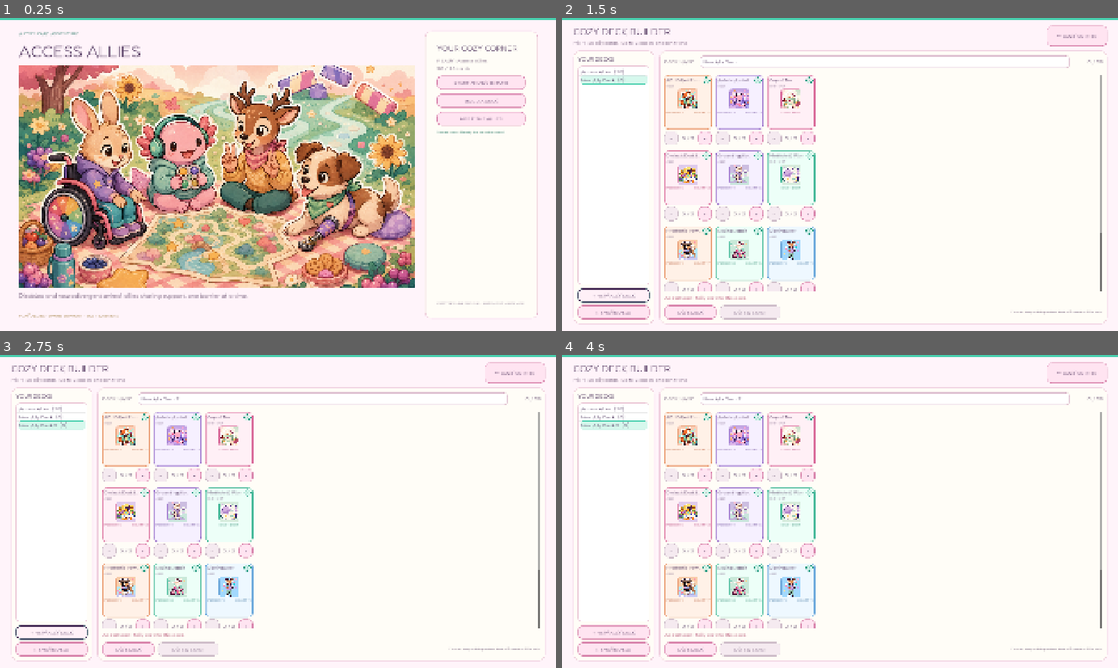
Above: before the commit, frames 1-4 (two rows, left to right).
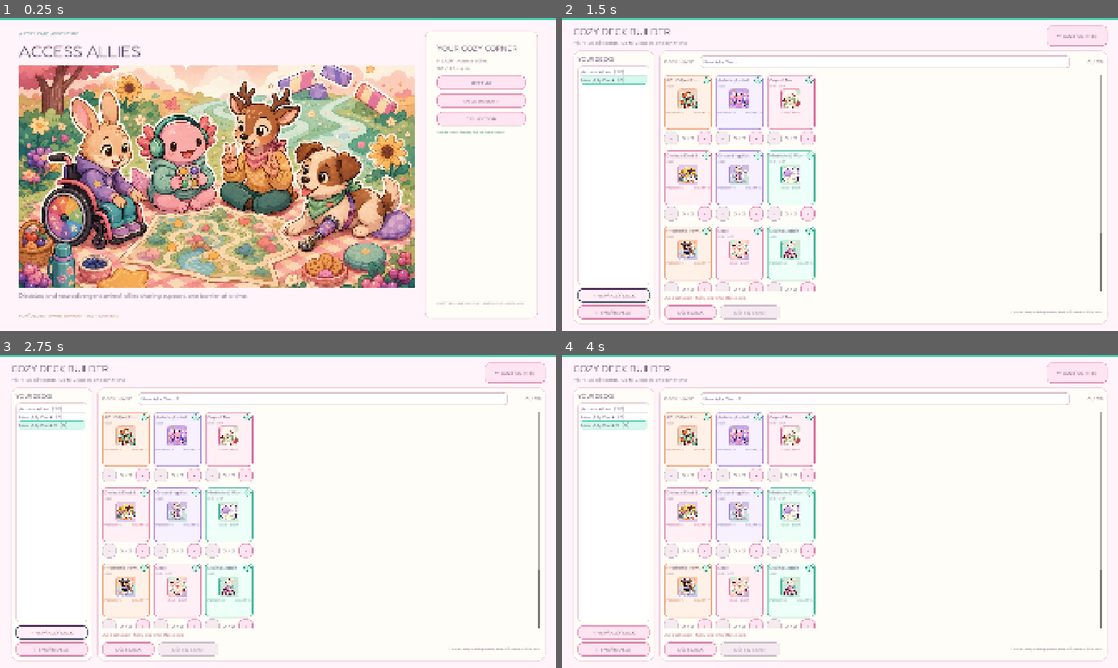
Above: after the commit, the same moments.

Repository: imstylen/ssu-game
Game: Godot game, scene res://main/main.tscn
The game is run twice, just before and just after one commit, with the same random seed, the same clock (stepped at 60 frames per second) and the same inputs. The engine's default icon, where the game draws it, is replaced by a stand-in: a white triangle on a blue panel in a dark square.
Inputs (mouse positions are in pixels of both pictures, inside the frame that each line leads up to):
- Up to frame 1 (0.25 s): no input
- Up to frame 2 (1.5 s): click (1045, 99) at 0.5 s, where only the run before the commit has a clickable "BUILD A DECK"; click "+ NEW ALLY DECK" at 1.25 s
- Up to frame 3 (2.75 s): click "+ NEW ALLY DECK" at 2 s
- Up to frame 4 (4 s): click "← COZY CORNER" at 2.75 s; click (1045, 436) at 3.5 s, where only the run after the commit has a clickable "DECK BUILDER"

The runs differ from the first frame. In frame 1, 0.1% of the frame differs, in the area x 81-92%, y 20-33%; in frame 2, 0.9%, in the area x 27-46%, y 66-85%; in frame 3, 0.9%; in frame 4, 0.9%.

Commit message:
initial commit

Diff:
--- a/battle/action_resolver.gd
+++ b/battle/action_resolver.gd
@@ -277,6 +277,23 @@
 	board_damage_policy.apply_damage(context, amount)
 
 
+func apply_ally_healing(session: BattleSession, amount: int, events: Array[BattleEvent]) -> void:
+	if amount <= 0 or session.is_finished():
+		return
+	for card in session.battlefield:
+		var old_health := card.current_health
+		card.current_health = mini(card.current_health + amount, card.definition.health)
+		var applied := card.current_health - old_health
+		if applied > 0:
+			events.append(BattleEvent.new(&"HealingApplied", {
+				"target": "unit",
+				"instance_id": card.instance_id,
+				"name": card.definition.display_name,
+				"amount": applied,
+				"health": card.current_health,
+			}))
+
+
 func apply_player_damage(session: BattleSession, amount: int, events: Array[BattleEvent]) -> void:
 	if session.is_finished() or amount <= 0:
 		return
--- a/battle/battle_ui.gd
+++ b/battle/battle_ui.gd
@@ -437,7 +437,13 @@
 				_pulse(_player_health, AppTheme.DANGER)
 			else:
 				_pulse(_board_container, AppTheme.DANGER)
-		&"HealingApplied": _pulse(_player_health, AppTheme.ACCENT)
+		&"HealingApplied":
+			match str(event.data.get("target", "")):
+				"enemy": _pulse(_enemy_health, AppTheme.ACCENT)
+				"unit":
+					var ally: CardBase = _card_views_by_instance.get(int(event.data.get("instance_id", -1)))
+					_pulse(ally if ally != null else _board_container, AppTheme.ACCENT)
+				_: _pulse(_player_health, AppTheme.ACCENT)
 		&"CardDrawn": _pulse(_hand_container, AppTheme.ACCENT)
 		&"UnitAttacked":
 			var attacker: CardBase = _card_views_by_instance.get(int(event.data.get("instance_id", -1)))
@@ -519,7 +525,10 @@
 			if event.data.target == "unit":
 				return "%s lost %d Heart." % [event.data.name, event.data.amount]
 			return "%s lost %d Heart." % ["The monster" if event.data.target == "enemy" else "The team", event.data.amount]
-		&"HealingApplied": return "%s restored %d Heart." % ["The team" if event.data.target == "player" else "The monster", event.data.amount]
+		&"HealingApplied":
+			if event.data.target == "unit":
+				return "%s restored %d Heart." % [event.data.name, event.data.amount]
+			return "%s restored %d Heart." % ["The team" if event.data.target == "player" else "The monster", event.data.amount]
 		&"CardDestroyed": return "[color=#A52E57]%s needs a rest.[/color]" % event.data.name
 		&"DiscardReshuffled": return "The rest pile became a fresh deck."
 		&"CardBurned": return "%s moved to the rest pile because your hand is full." % event.data.name
--- a/battle/effects/effect_context.gd
+++ b/battle/effects/effect_context.gd
@@ -28,6 +28,10 @@
 	_resolver.apply_board_damage(_session, amount, _events)
 
 
+func heal_allies(amount: int) -> void:
+	_resolver.apply_ally_healing(_session, amount, _events)
+
+
 func damage_player(amount: int) -> void:
 	_resolver.apply_player_damage(_session, amount, _events)
 
--- /dev/null
+++ b/cards/behaviors/heal_ally_behavior.gd
@@ -0,0 +1,8 @@
+class_name HealAllyBehavior
+extends CardBehavior
+
+@export_range(0, 100) var heal_amount: int = 2
+
+
+func on_played(context: EffectContext, _card: CardInstance) -> void:
+	context.heal_allies(heal_amount)
--- a/cards/definitions/deaf_deer/deaf_deer.tres
+++ b/cards/definitions/deaf_deer/deaf_deer.tres
@@ -1,8 +1,14 @@
-[gd_resource type="Resource" script_class="CardDefinition" load_steps=4 format=3]
+[gd_resource type="Resource" script_class="CardDefinition" load_steps=6 format=3 uid="uid://dmhqvbs2ecyeo"]
 
-[ext_resource type="Script" path="res://cards/card_definition.gd" id="1_card"]
+[ext_resource type="Script" uid="uid://dadsmsxgj4qif" path="res://cards/card_definition.gd" id="1_card"]
+[ext_resource type="Script" uid="uid://bu4p0uydusdnd" path="res://cards/behaviors/damage_enemy_behavior.gd" id="2_pd7lh"]
 [ext_resource type="Resource" path="res://cards/styles/sky.tres" id="2_style"]
-[ext_resource type="Texture2D" path="res://cards/definitions/deaf_deer/signing_deer.png" id="3_art"]
+[ext_resource type="Texture2D" uid="uid://c55ljn14t5nhy" path="res://cards/definitions/deaf_deer/signing_deer.png" id="3_art"]
+
+[sub_resource type="Resource" id="Resource_4fwhg"]
+script = ExtResource("2_pd7lh")
+damage_amount = 10
+metadata/_custom_type_script = "uid://bu4p0uydusdnd"
 
 [resource]
 script = ExtResource("1_card")
@@ -14,4 +20,5 @@
 attack = 4
 health = 4
 cost = 3
+behavior = SubResource("Resource_4fwhg")
 visual_style = ExtResource("2_style")
--- /dev/null
+++ b/cards/definitions/rally/rally.tres
@@ -0,0 +1,23 @@
+[gd_resource type="Resource" script_class="CardDefinition" load_steps=6 format=3 uid="uid://cc7c3nyp608yn"]
+
+[ext_resource type="Script" uid="uid://dadsmsxgj4qif" path="res://cards/card_definition.gd" id="1_card"]
+[ext_resource type="Script" uid="uid://ceoj5ylbbwa3s" path="res://cards/behaviors/heal_ally_behavior.gd" id="2_behavior"]
+[ext_resource type="Resource" path="res://cards/styles/berry.tres" id="3_style"]
+[ext_resource type="Texture2D" uid="uid://bowlwjyyrsqcg" path="res://cards/definitions/rally/rally.png" id="4_art"]
+
+[sub_resource type="Resource" id="HealAllyBehavior"]
+script = ExtResource("2_behavior")
+heal_amount = 2
+
+[resource]
+script = ExtResource("1_card")
+id = &"rally"
+display_name = "Rally"
+description = "A shared cheer restores the whole Ally Circle. Heal every ally for 2 Heart."
+artwork = ExtResource("4_art")
+card_type = 1
+attack = 0
+health = 1
+cost = 2
+behavior = SubResource("HealAllyBehavior")
+visual_style = ExtResource("3_style")
--- a/main/main.gd
+++ b/main/main.gd
@@ -88,13 +88,13 @@
 	_deck_status.autowrap_mode = TextServer.AUTOWRAP_WORD_SMART
 	_deck_status.add_theme_color_override("font_color", AppTheme.SECONDARY_TEXT)
 	menu.add_child(_deck_status)
-	_battle_button = AppTheme.button("START AN ADVENTURE")
+	_battle_button = AppTheme.button("BATTLE!")
 	_battle_button.pressed.connect(_start_battle)
 	menu.add_child(_battle_button)
-	var decks_button := AppTheme.button("BUILD A DECK")
+	var decks_button := AppTheme.button("DECK BUILDER")
 	decks_button.pressed.connect(func(): SceneNavigator.go_to(SceneNavigator.DECK_BUILDER))
 	menu.add_child(decks_button)
-	var collection_button := AppTheme.button("MEET THE ALLIES")
+	var collection_button := AppTheme.button("COLLECTION")
 	collection_button.pressed.connect(func(): SceneNavigator.go_to(SceneNavigator.COLLECTION))
 	menu.add_child(collection_button)
 	_notice = Label.new()
--- a/tests/test_runner.gd
+++ b/tests/test_runner.gd
@@ -12,6 +12,7 @@
 	&"life_drain": ["Cup of Tea", CardDefinition.CardType.ACTION, 2, 0, 1],
 	&"low_vision_lynx": ["Meditate & Plan", CardDefinition.CardType.ACTION, 1, 0, 1],
 	&"take_a_nap": ["Take a Nap", CardDefinition.CardType.ACTION, 0, 0, 1],
+	&"rally": ["Rally", CardDefinition.CardType.ACTION, 2, 0, 1],
 }
 
 var EXPECTED_ENEMIES := {
@@ -45,6 +46,7 @@
 	_test_heal_one_shot()
 	_test_draw_one_shot()
 	_test_take_a_nap_one_shot()
+	_test_rally_one_shot()
 	_test_full_hand_burn()
 	_test_automatic_start_of_round_help()
 	_test_spread_damage_and_overflow()
@@ -69,7 +71,7 @@
 func _test_content_resources() -> void:
 	var cards: Array[CardDefinition] = _catalog.get_all_cards()
 	var enemies: Array[EnemyDefinition] = _catalog.get_all_enemies()
-	_expect(cards.size() == 11, "Catalog contains exactly eleven unique cards")
+	_expect(cards.size() == 12, "Catalog contains exactly twelve unique cards")
 	_expect(enemies.size() == 3, "Catalog contains exactly three ableism monsters")
 	var allies := 0
 	var one_shots := 0
@@ -96,7 +98,7 @@
 		else:
 			one_shots += 1
 	_expect(allies == 7, "Roster has seven allies")
-	_expect(one_shots == 4, "Roster has four one-shots")
+	_expect(one_shots == 5, "Roster has five one-shots")
 	_expect(style_paths.size() == 5, "Roster uses five reusable card color variants")
 	for enemy_id in EXPECTED_ENEMIES:
 		var enemy: EnemyDefinition = _enemies[enemy_id]
@@ -245,6 +247,48 @@
 	)
 	bundle.resolver.end_turn(bundle.session)
 	_expect(bundle.session.current_energy == 5, "Gained Spark expires when the round ends")
+
+
+func _test_rally_one_shot() -> void:
+	var definition: CardDefinition = _cards[&"rally"]
+	_expect(
+		definition.behavior is HealAllyBehavior and definition.behavior.heal_amount == 2,
+		"Rally has a Heal-Allies-for-2 behavior"
+	)
+	var bundle := _forced_hand_bundle(
+		definition,
+		[_cards[&"shield_bot"], _cards[&"grounding_alpaca"], _cards[&"autistic_axolotl"]]
+	)
+	for ally_id in [&"shield_bot", &"grounding_alpaca", &"autistic_axolotl"]:
+		for card in bundle.session.draw_pile:
+			if card.definition.id == ally_id:
+				bundle.session.draw_pile.erase(card)
+				bundle.session.battlefield.append(card)
+				break
+	bundle.session.battlefield[0].current_health = 1
+	bundle.session.battlefield[1].current_health = 5
+	var full_health: int = bundle.session.battlefield[2].current_health
+	var events: Array[BattleEvent] = bundle.resolver.play_card(
+		bundle.session,
+		bundle.session.hand[0].instance_id
+	)
+	_expect(bundle.session.current_energy == 3, "Rally spends 2 Spark")
+	_expect(bundle.session.battlefield[0].current_health == 3, "Rally restores 2 Heart to a damaged ally")
+	_expect(bundle.session.battlefield[1].current_health == 6, "Rally clamps healing at an ally's maximum Heart")
+	_expect(bundle.session.battlefield[2].current_health == full_health, "Rally leaves a full-Heart ally unchanged")
+	_expect(_event_count(events, &"HealingApplied") == 2, "Rally reports healing for each ally that recovered Heart")
+	var first_healing := _first_event(events, &"HealingApplied")
+	_expect(
+		first_healing != null \
+		and first_healing.data.target == "unit" \
+		and first_healing.data.amount == 2,
+		"Rally identifies healed allies in presentation events"
+	)
+	_expect(
+		bundle.session.discard_pile.size() == 1 \
+		and bundle.session.discard_pile[0].definition.id == &"rally",
+		"Rally moves to the rest pile after use"
+	)
 
 
 func _test_full_hand_burn() -> void:
Not shown, added: cards/behaviors/heal_ally_behavior.gd.uid
Binary file added: cards/definitions/rally/rally.png
Not shown, added: cards/definitions/rally/rally.png.import
Not shown, removed: mvp_plan.md
